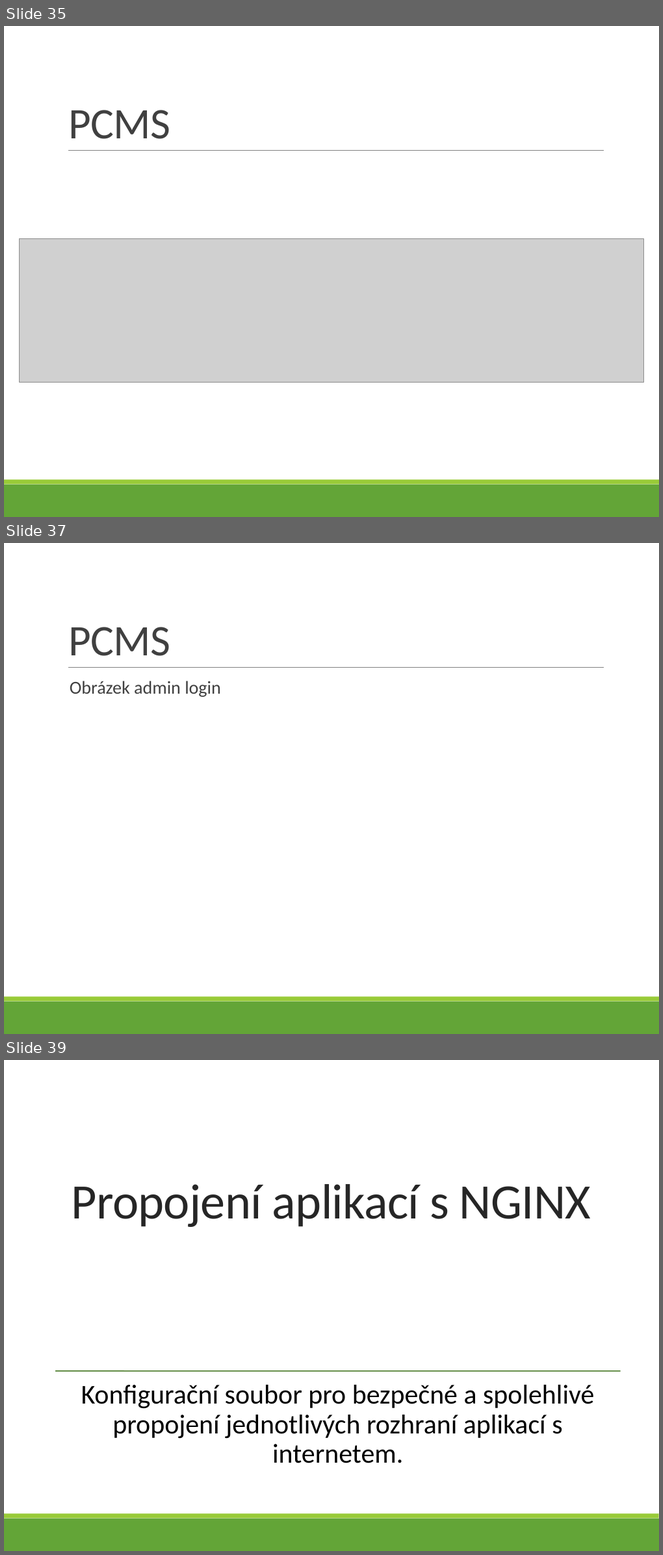
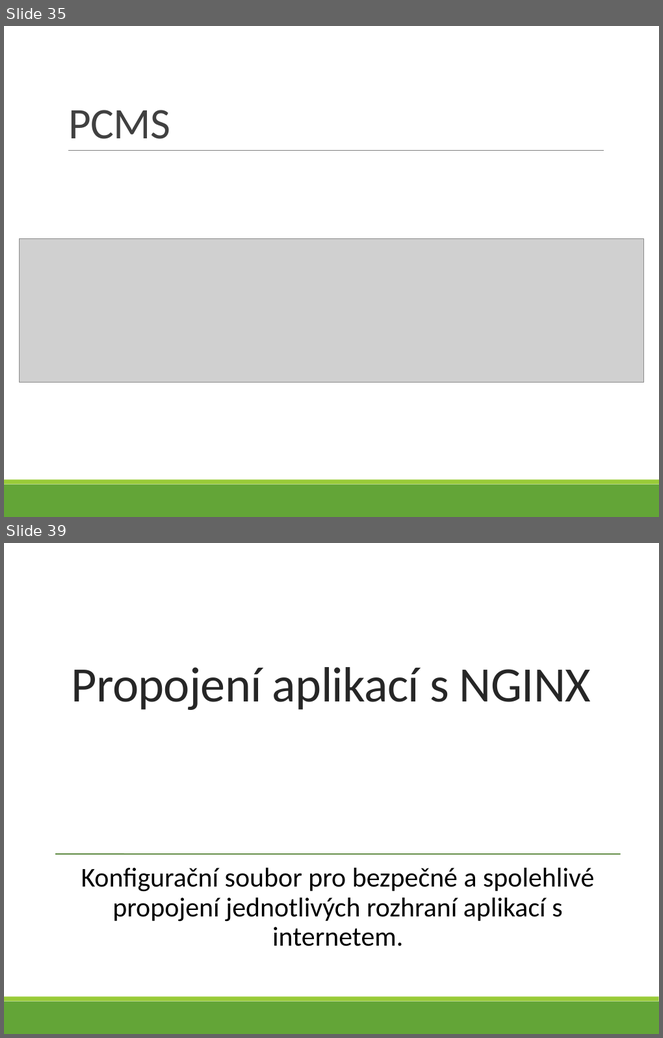
Before and after one commit to bastakka/graduation, a slide deck: Thesis/V4D Bašta Karel - 5 - VMware.pptx. Shown one above the other, each under a label of ours: slides 35, 37 and 39 before the commit, slides 35 and 39 after it; the slides between them are not shown. The pictures are 663x1555 and 663x1038 pixels, drawn with LibreOffice and Linux fonts; fonts in the diff are those of the drawing; grey boxes stand for pictures. Boxes give left, top, right and bottom in pixels: in the first picture for what was removed or moved away, otherwise in the second. Text is boxed around its words. In the diff, an @@ line names an element or a change of style, - is before the commit and + after.

Commit message:
Add PCMS images
This should be the end of my thesis.

```diff
--- a/Thesis/V4D Bašta Karel - 5 - VMware.pptx
+++ b/Thesis/V4D Bašta Karel - 5 - VMware.pptx
@@ slide 37 removed at bbox=[4, 543, 659, 1034], background #FFFFFF; not listed: 3 template elements that a slide beside it also shows @@
@@ title removed at bbox=[69, 627, 171, 656] @@
-PCMS
@@ text removed at bbox=[70, 681, 221, 697] @@
-  Obrázek admin login
```
Also in this commit, not shown: 4 slides added, 3 other slides removed.
